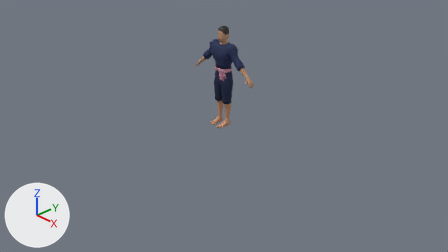
The Blender file assets/models/human_base/human_base.blend: old version first, new version second.
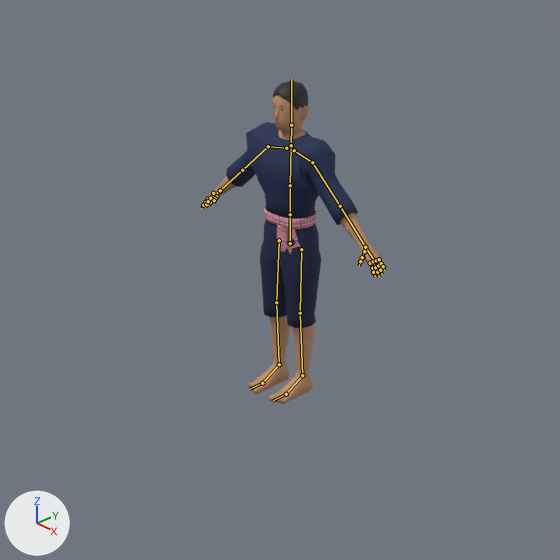
Each version is shown from the file's camera 'Camera', then close up on the part from 29% to 69% of the width and 0% to 71% of the height. Arrows for +X, +Y and +Z are at lower left; the lights stay in place. The first two pictures are the older version. The bones that bend it are drawn over the model as lines in the close-ups.

Names of what the first close-up shows: 'Body', 'Cloth_mohom', 'Cloth_mohom_sash', 'Cloth_mohom_sash_tails', 'Hair_student'.
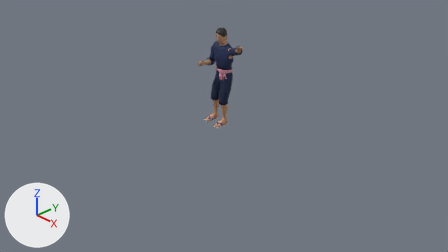
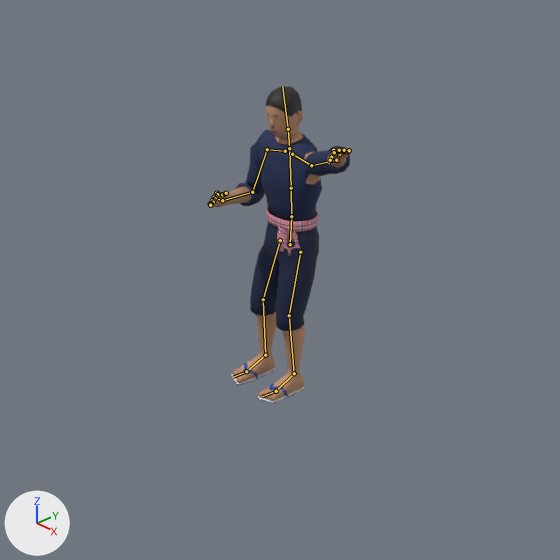
The newer file adds an action. The first version stands in its rest pose; the second is drawn at frame 28 of the action 'wan_hip_shake'.

What differs and where, as boxes (x1, y1, x2, y2) in the close-ups (560 x 560 px):
'Cloth_mohom', posed (14% narrower): before (226, 122, 358, 328); after (236, 130, 350, 331)
'Body', posed (23% narrower): before (201, 95, 386, 404); after (208, 105, 351, 401)
'Hair_student', posed: before (273, 81, 308, 110); after (266, 86, 302, 116)
'Cloth_mohom_sash', posed: before (264, 205, 317, 229); after (266, 207, 318, 232)
'Cloth_mohom_sandals', now drawn: after (231, 363, 305, 404)
bone 'hips', root to tip: before (290, 243) to (290, 214); after (290, 244) to (291, 216)
bone 'spine', root to tip: before (290, 214) to (290, 185); after (291, 216) to (291, 188)
bone 'chest', root to tip: before (290, 185) to (291, 145); after (291, 188) to (289, 148)
bone 'neck', root to tip: before (291, 145) to (291, 125); after (289, 148) to (288, 129)
bone 'head', root to tip: before (291, 125) to (291, 79); after (288, 129) to (282, 86)
bone 'upper_arm.L', root to tip: before (312, 162) to (340, 206); after (311, 165) to (336, 160)
bone 'forearm.L', root to tip: before (340, 206) to (365, 247); after (336, 160) to (339, 154)
bone 'index_01.L', root to tip: before (370, 263) to (372, 268); after (334, 151) to (334, 150)
bone 'middle_01.L', root to tip: before (373, 261) to (375, 267); after (338, 151) to (339, 150)
bone 'ring_01.L', root to tip: before (376, 260) to (378, 265); after (343, 151) to (343, 150)
bone 'pinky_01.L', root to tip: before (379, 259) to (381, 263); after (347, 152) to (348, 151)
bone 'thumb_01.L', root to tip: before (364, 251) to (362, 257); after (334, 152) to (331, 157)
bone 'thumb_02.L', root to tip: before (362, 257) to (360, 261); after (331, 157) to (330, 160)
bone 'upper_arm.R', root to tip: before (268, 146) to (242, 170); after (267, 149) to (252, 192)
bone 'forearm.R', root to tip: before (242, 170) to (220, 190); after (252, 192) to (222, 200)
bone 'hand.R', root to tip: before (220, 190) to (212, 197); after (222, 200) to (214, 198)
bone 'index_01.R', root to tip: before (208, 199) to (205, 202); after (217, 193) to (216, 193)
bone 'index_02.R', root to tip: before (205, 202) to (203, 205); after (216, 193) to (217, 194)
bone 'middle_01.R', root to tip: before (211, 198) to (208, 201); after (215, 196) to (214, 197)
bone 'middle_02.R', root to tip: before (208, 201) to (206, 204); after (214, 197) to (215, 198)
bone 'ring_01.R', root to tip: before (213, 197) to (211, 200); after (213, 200) to (212, 200)
bone 'ring_02.R', root to tip: before (211, 200) to (210, 202); after (212, 200) to (213, 202)
bone 'pinky_01.R', root to tip: before (216, 196) to (215, 198); after (211, 203) to (210, 204)
bone 'pinky_02.R', root to tip: before (215, 198) to (214, 200); after (210, 204) to (210, 205)
bone 'thumb_01.R', root to tip: before (213, 193) to (210, 198); after (222, 194) to (225, 193)
bone 'thumb_02.R', root to tip: before (210, 198) to (208, 201); after (225, 193) to (226, 193)
bone 'thigh.L', root to tip: before (301, 249) to (300, 313); after (300, 252) to (289, 315)
bone 'shin.L', root to tip: before (300, 313) to (302, 375); after (289, 315) to (294, 373)
bone 'foot.L', root to tip: before (302, 375) to (286, 394); after (294, 373) to (276, 391)
bone 'thigh.R', root to tip: before (279, 240) to (276, 302); after (280, 240) to (263, 299)
bone 'shin.R', root to tip: before (276, 302) to (279, 364); after (263, 299) to (265, 355)
bone 'foot.R', root to tip: before (279, 364) to (262, 383); after (265, 355) to (246, 371)

The change in detail:
Bone 'hips' (bone_hips) moves from (0.0, 0.0, 0.0) to (0.0, -0.007, 0.0).
Bone 'hips' (bone_hips) turns from (0, 0, 0) to (0, -4, -4) degrees about its own x, y and z.
Bone 'spine' (bone_spine) turns from (0, 0, 0) to (3, 2, 3) degrees about its own x, y and z.
Bone 'chest' (bone_chest) turns from (0, 0, 0) to (2, 1, 1) degrees about its own x, y and z.
Bone 'neck' (bone_neck) turns from (0, 0, 0) to (2, 0, 0) degrees about its own x, y and z.
Bone 'head' (bone_head) turns from (0, 0, 0) to (4, 2, -2) degrees about its own x, y and z.
Bone 'upper_arm.L' (bone_upper_arm_l) turns from (0, 0, 0) to (64, 0, -25) degrees about its own x, y and z.
Bone 'forearm.L' (bone_forearm_l) turns from (0, 0, 0) to (0, 0, -25) degrees about its own x, y and z.
Bone 'index_01.L' (bone_index_01_l) turns from (0, 0, 0) to (10, 0, 0) degrees about its own x, y and z.
Bone 'middle_01.L' (bone_middle_01_l) turns from (0, 0, 0) to (10, 0, 0) degrees about its own x, y and z.
Bone 'ring_01.L' (bone_ring_01_l) turns from (0, 0, 0) to (10, 0, 0) degrees about its own x, y and z.
Bone 'pinky_01.L' (bone_pinky_01_l) turns from (0, 0, 0) to (10, 0, 0) degrees about its own x, y and z.
Bone 'thumb_01.L' (bone_thumb_01_l) turns from (0, 0, 0) to (-15, 0, -10) degrees about its own x, y and z.
Bone 'thumb_02.L' (bone_thumb_02_l) turns from (0, 0, 0) to (-10, 0, 0) degrees about its own x, y and z.
Bone 'upper_arm.R' (bone_upper_arm_r) turns from (0, 0, 0) to (-28, 0, 10) degrees about its own x, y and z.
Bone 'forearm.R' (bone_forearm_r) turns from (0, 0, 0) to (0, 0, 95) degrees about its own x, y and z.
Bone 'hand.R' (bone_hand_r) turns from (0, 0, 0) to (0, 0, 20) degrees about its own x, y and z.
Bone 'index_01.R' (bone_index_01_r) turns from (0, 0, 0) to (-14, 0, 0) degrees about its own x, y and z.
Bone 'index_02.R' (bone_index_02_r) turns from (0, 0, 0) to (-18, 0, 0) degrees about its own x, y and z.
Bone 'middle_01.R' (bone_middle_01_r) turns from (0, 0, 0) to (-14, 0, 0) degrees about its own x, y and z.
Bone 'middle_02.R' (bone_middle_02_r) turns from (0, 0, 0) to (-18, 0, 0) degrees about its own x, y and z.
Bone 'ring_01.R' (bone_ring_01_r) turns from (0, 0, 0) to (-14, 0, 0) degrees about its own x, y and z.
Bone 'ring_02.R' (bone_ring_02_r) turns from (0, 0, 0) to (-18, 0, 0) degrees about its own x, y and z.
Bone 'pinky_01.R' (bone_pinky_01_r) turns from (0, 0, 0) to (-14, 0, 0) degrees about its own x, y and z.
Bone 'pinky_02.R' (bone_pinky_02_r) turns from (0, 0, 0) to (-18, 0, 0) degrees about its own x, y and z.
Bone 'thumb_01.R' (bone_thumb_01_r) turns from (0, 0, 0) to (-8, 0, 0) degrees about its own x, y and z.
Bone 'thumb_02.R' (bone_thumb_02_r) turns from (0, 0, 0) to (-10, 0, 0) degrees about its own x, y and z.
Bone 'thigh.L' (bone_thigh_l) turns from (0, 0, 0) to (8, 0, 0) degrees about its own x, y and z.
Bone 'shin.L' (bone_shin_l) turns from (0, 0, 0) to (-15, 0, 0) degrees about its own x, y and z.
Bone 'foot.L' (bone_foot_l) turns from (0, 0, 0) to (7, 0, 0) degrees about its own x, y and z.
Bone 'thigh.R' (bone_thigh_r) turns from (0, 0, 0) to (8, 0, -5) degrees about its own x, y and z.
Bone 'shin.R' (bone_shin_r) turns from (0, 0, 0) to (-15, 0, 0) degrees about its own x, y and z.
Bone 'foot.R' (bone_foot_r) turns from (0, 0, 0) to (7, 0, 0) degrees about its own x, y and z.
